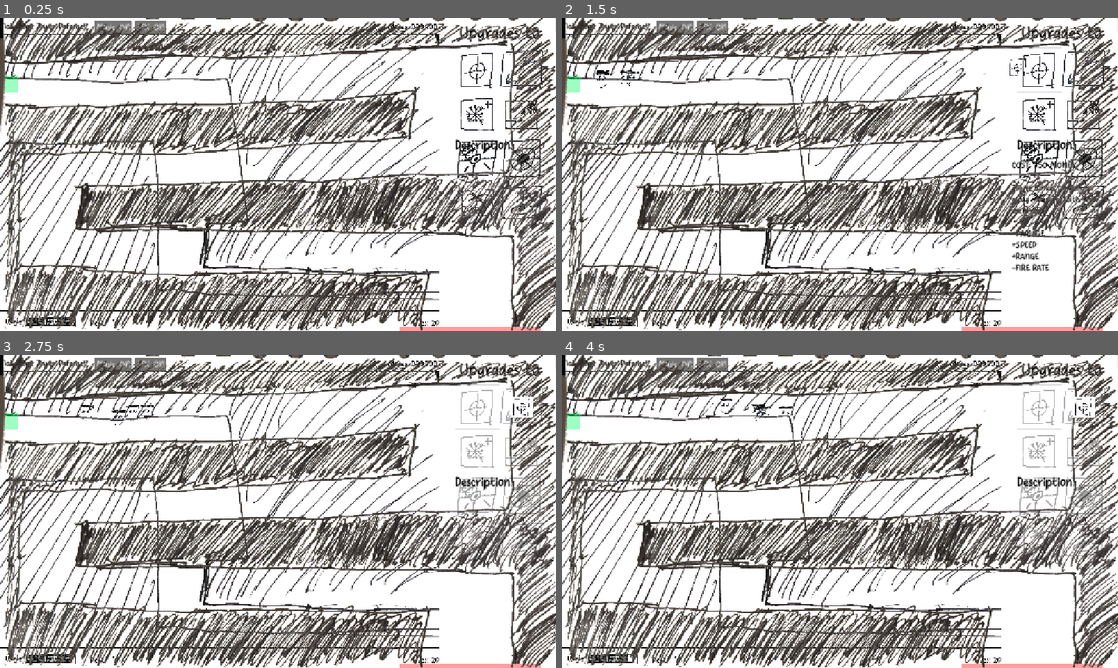
Above: before the commit, frames 1-4 (two rows, left to right).
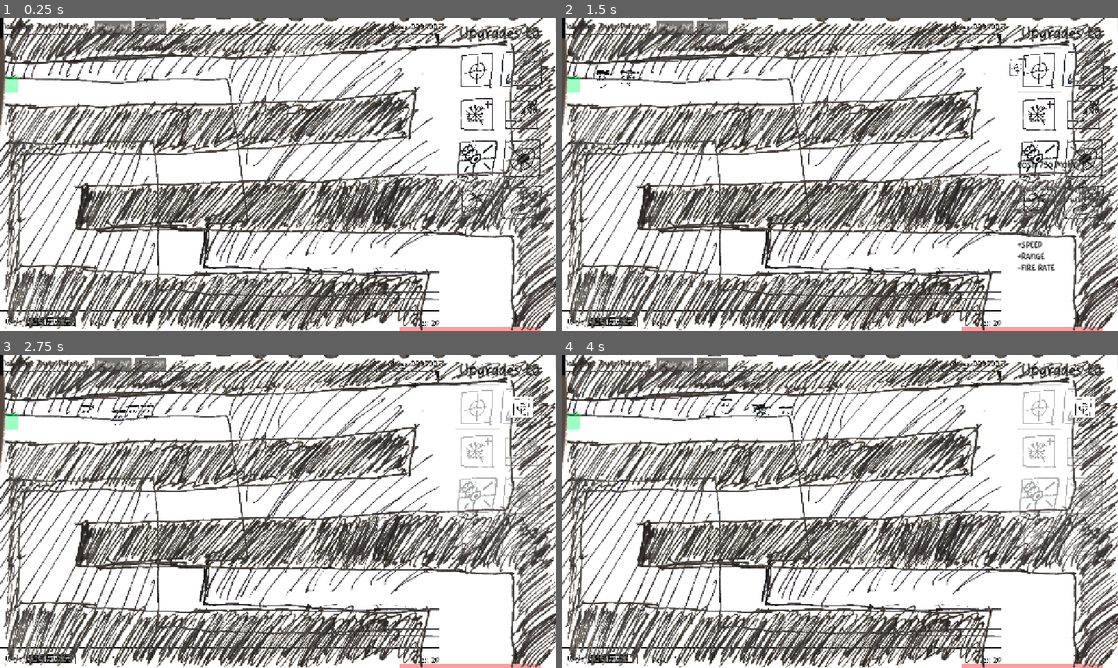
Above: after the commit, the same moments.

Repository: OzuYatamutsu/notebook-tower-defense
Game: Godot game, scene res://levels/level_cools.tscn
Same seed, same stepped clock (60 frames per second), same inputs: the game is played once before the commit and once after it. This scene is started directly instead of the project's main scene.
Inputs (mouse positions are in pixels of both pictures, inside the frame that each line leads up to):
- Up to frame 1 (0.25 s): no input
- Up to frame 2 (1.5 s): click "SFX: ON" at 0.5 s; click (1040, 71) at 1.25 s
- Up to frame 3 (2.75 s): click (522, 408) at 2 s
- Up to frame 4 (4 s): click "SFX: ON" at 2.75 s; click "SFX: ON" at 3.5 s

The runs differ from the first frame. In frame 1, 0.2% of the frame differs, in the area x 81-92%, y 38-43%; in frame 2, 1.0%, in the area x 80-97%, y 38-81%; in frame 3, 0.2%; in frame 4, 0.2%.

Commit message:
Display tower upgrade description on rollover

Diff:
--- a/components/TowerInfoAndBuyPanel.tscn
+++ b/components/TowerInfoAndBuyPanel.tscn
@@ -170,6 +170,7 @@
 flat = true
 
 [node name="DescriptionLabel" type="Label" parent="."]
+visible = false
 layout_mode = 2
 offset_left = 1047.0
 offset_top = 272.8
@@ -187,7 +188,7 @@
 anchors_preset = 1
 anchor_left = 1.0
 anchor_right = 1.0
-offset_left = -245.0
+offset_left = -232.0
 offset_top = 326.0
 offset_right = -19.0
 offset_bottom = 573.0
--- a/components/tower_info_and_buy_panel.gd
+++ b/components/tower_info_and_buy_panel.gd
@@ -92,7 +92,6 @@
             GameState.PLAYER_MONEY_REMAINING
             < ButtonToTowerMap[tower].VALUE
         ):
-
             target.disabled = true
         else:
             target.disabled = false
